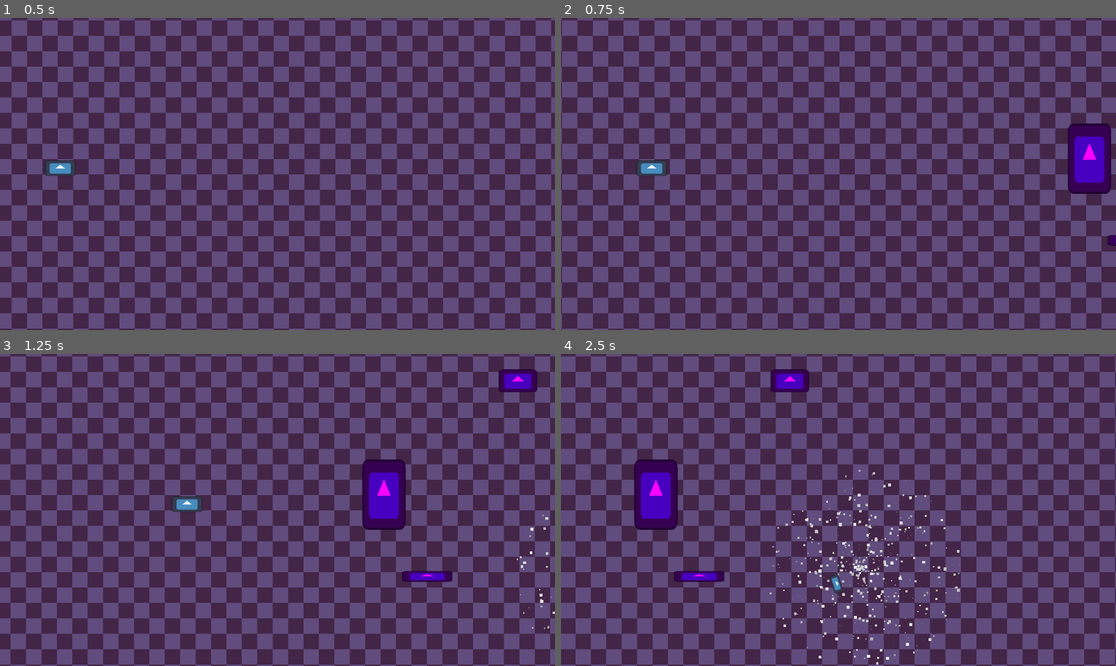
Above: before the commit, frames 1-4 (two rows, left to right).
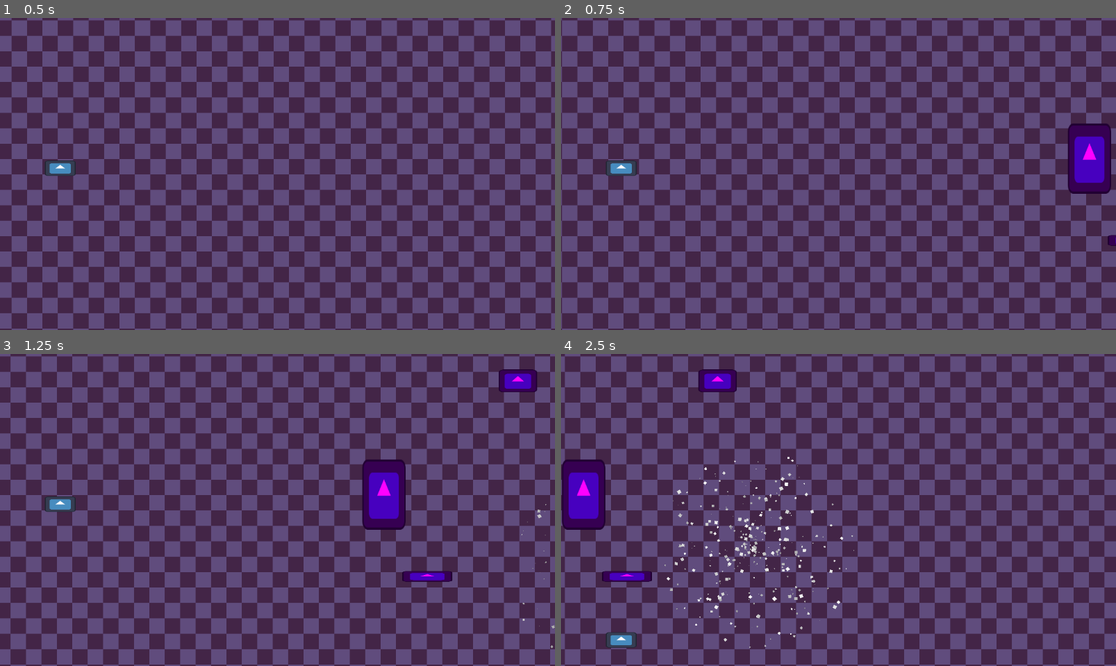
Above: after the commit, the same moments.

Repository: UHSGDC/alfred-the-dipping-bird
Game: Godot game, scene res://scenes/midwest/midwest_minigame.tscn
Same seed, same stepped clock (60 frames per second), same inputs: the game is played once before the commit and once after it. The project has no main scene, so this scene is started directly. The engine's default icon, where the game draws it, is replaced by a stand-in: a white triangle on a blue panel in a dark square.
Inputs:
- Up to frame 1 (0.5 s): no input
- Up to frame 2 (0.75 s): tap Enter (minigame_tester_reinstance) at 0.5 s; hold D (right) from 0.53 s (still down); tap Space (interact) at 0.6 s
- Up to frame 3 (1.25 s): keep holding D (right)
- Up to frame 4 (2.5 s): release D (right) at 1.28 s; hold S (down) 1.28-2.03 s; tap Backspace (minigame_tester_end) at 1.35 s; hold D (right) from 2.03 s (still down); hold Enter (minigame_tester_reinstance) from 2.03 s (still down)

Frame 1 is identical in both runs. In frame 2, 0.4% of the frame differs, in the area x 8-20%, y 45-51%; in frame 3, 0.5%; in frame 4, 70%, in the area x 0-100%, y 0-100%.

Commit message:
Adjusted tornado and player settings

Diff:
--- a/scenes/midwest/tornado.tscn
+++ b/scenes/midwest/tornado.tscn
@@ -3,14 +3,17 @@
 [ext_resource type="Script" path="res://scripts/midwest/tornado.gd" id="1_wlt6b"]
 
 [sub_resource type="CircleShape2D" id="CircleShape2D_euvjd"]
-radius = 173.0
+radius = 196.0
 
 [sub_resource type="Curve" id="Curve_51bvq"]
-_data = [Vector2(0, 0.2), 0.0, 0.0, 0, 0, Vector2(0.7, 1), 0.0, 0.0, 0, 0]
+min_value = -10.0
+max_value = 5.0
+_data = [Vector2(0, -2.473), 0.0, 0.0, 0, 0, Vector2(0.513, -8), 0.0, 0.0, 0, 0]
 point_count = 2
 
 [sub_resource type="Curve" id="Curve_8t43v"]
-_data = [Vector2(0, 0.2), 0.0, 0.0, 0, 0, Vector2(0.7, 1), 0.0, 0.0, 0, 0]
+min_value = -1.0
+_data = [Vector2(0, -0.208791), 0.0, 0.0, 0, 0, Vector2(0.492063, -0.67033), 0.0, 0.0, 0, 0]
 point_count = 2
 
 [sub_resource type="Curve" id="Curve_366l8"]
@@ -29,7 +32,8 @@
 linear_damp_space_override = 1
 linear_damp = 0.2
 script = ExtResource("1_wlt6b")
-path_follow_speed = 50.0
+path_follow_speed = 100.0
+time_before_force = 500.0
 
 [node name="CollisionShape2D" type="CollisionShape2D" parent="."]
 shape = SubResource("CircleShape2D_euvjd")
@@ -38,21 +42,25 @@
 [node name="CPUParticles2D" type="CPUParticles2D" parent="."]
 process_mode = 3
 scale = Vector2(1.6, 1.6)
-amount = 600
+amount = 400
+lifetime = 2.0
 local_coords = true
 emission_shape = 1
 emission_sphere_radius = 128.0
 gravity = Vector2(0, 0)
-angular_velocity_min = 0.2
-angular_velocity_max = 1.0
+angular_velocity_max = 10.0
 angular_velocity_curve = SubResource("Curve_51bvq")
-orbit_velocity_min = 0.2
 orbit_velocity_max = 1.0
 orbit_velocity_curve = SubResource("Curve_8t43v")
 scale_amount_min = 0.6
-scale_amount_max = 4.0
+scale_amount_max = 4.5
 scale_amount_curve = SubResource("Curve_366l8")
 color_ramp = SubResource("Gradient_kwm2x")
+
+[node name="VisibleOnScreenEnabler2D" type="VisibleOnScreenEnabler2D" parent="CPUParticles2D"]
+scale = Vector2(0.625, 0.625)
+rect = Rect2(-1000, -250, 2000, 500)
+enable_mode = 1
 
 [node name="VisibleOnScreenEnabler2D" type="VisibleOnScreenEnabler2D" parent="."]
 rect = Rect2(-250, -250, 500, 500)
--- a/scripts/midwest/player.gd
+++ b/scripts/midwest/player.gd
@@ -2,11 +2,10 @@
 
 signal player_killed
 
-const MAX_SPEED: Vector2 = Vector2(400, 400)
+const MAX_SPEED: Vector2 = Vector2(0, 500)
 const ACCELERATION: Vector2 = MAX_SPEED * 10
 const AUTOSCROLL_SPEED: float = 600
-const MAX_TORNADO_SPEED: float = 400
-const TORNADO_VELOCITY: float = 500
+const TORNADO_VELOCITY: float = 700
 const TORNADO_DEACCELERATION_MULTIPLIER: float = 5.0
 const TORNADO_DEATH_DISTANCE: float = 10.0
 const MIN_SCALE: float = 0.3
